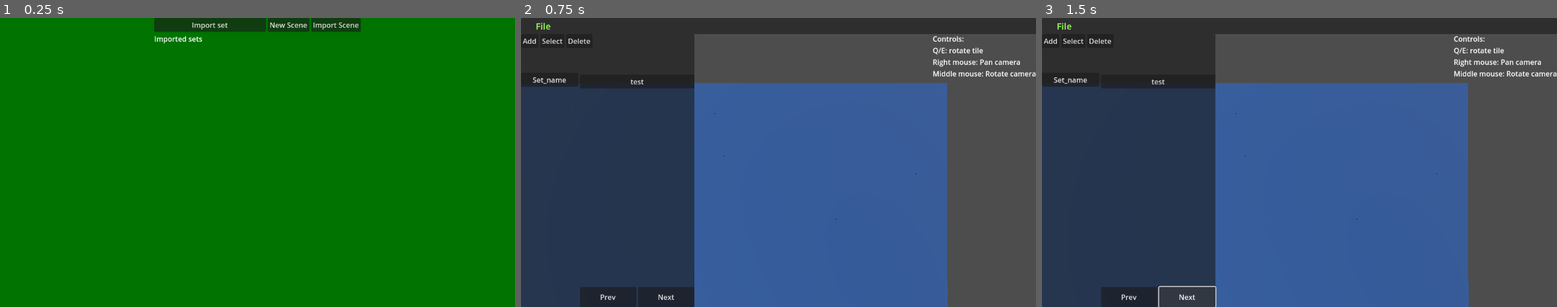
Above: before the commit, frames 1-3 (left to right).
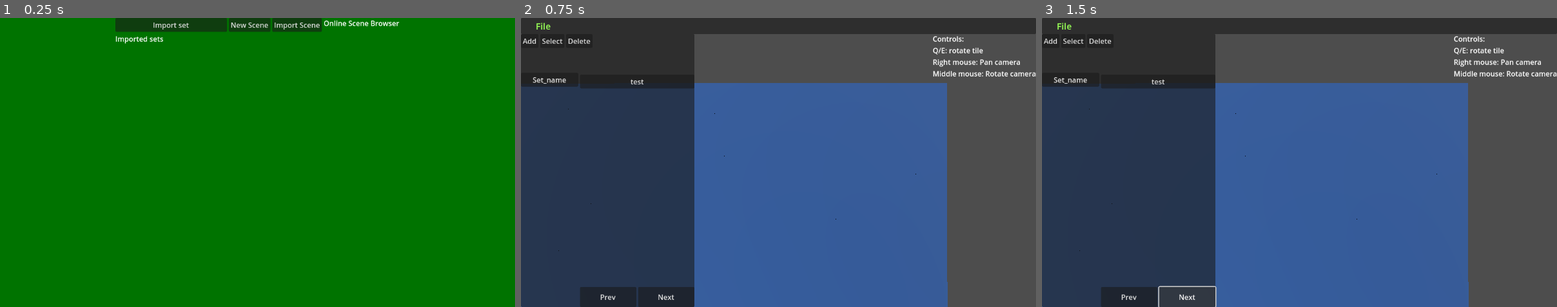
Above: after the commit, the same moments.

Repository: niel/DungeonPlanner
Game: Godot game, scene res://main_menu/MainMenu.tscn
Same seed, same stepped clock (60 frames per second), same inputs: the game is played once before the commit and once after it.
Inputs:
- Up to frame 1 (0.25 s): no input
- Up to frame 2 (0.75 s): click "New Scene" at 0.5 s
- Up to frame 3 (1.5 s): click "Next" at 1.25 s

The runs differ from the first frame. In frame 1, 1.4% of the frame differs, in the area x 22-78%, y 0-9%; in frame 2, nothing differs; in frame 3, nothing differs.
Error before the commit: Out of bounds get index '0' (on base: 'Array') (res://scene_builder/ui/PlannerUI.gd:51)
Error after the commit: Trying to assign value of type 'Nil' to a variable of type 'Array'. (res://main_menu/ServerConnection.gd:14)

Commit message:
Http get to local server

Diff:
--- /dev/null
+++ b/data/models/Scene.gd
@@ -0,0 +1,6 @@
+class_name Scene
+extends RefCounted
+
+var scene_name: String
+var author: String
+var uniqueTileIds: Dictionary = {}
--- a/main_menu/MainMenu.tscn
+++ b/main_menu/MainMenu.tscn
@@ -1,7 +1,9 @@
-[gd_scene load_steps=3 format=3 uid="uid://dhqcdwpxul6uo"]
+[gd_scene load_steps=5 format=3 uid="uid://dhqcdwpxul6uo"]
 
 [ext_resource type="Script" uid="uid://d3ickkox8vwuo" path="res://scene_builder/ui/MainMenu.gd" id="1_les83"]
 [ext_resource type="PackedScene" uid="uid://cm8f1ot0p4yyv" path="res://main_menu/ImportTileSet.tscn" id="2_7rqq1"]
+[ext_resource type="Script" uid="uid://b0liuxw30plba" path="res://main_menu/scene_browser.gd" id="2_yt4ty"]
+[ext_resource type="PackedScene" uid="uid://q4f24g8olnji" path="res://main_menu/server_connection.tscn" id="3_ff7fd"]
 
 [node name="MainMenu" type="PanelContainer"]
 anchors_preset = 15
@@ -58,12 +60,27 @@
 unique_name_in_owner = true
 layout_mode = 2
 
+[node name="SceneBrowser" type="VBoxContainer" parent="HBoxContainer"]
+layout_mode = 2
+
+[node name="Title" type="Label" parent="HBoxContainer/SceneBrowser"]
+layout_mode = 2
+text = "Online Scene Browser"
+
+[node name="ScrollContainer" type="ScrollContainer" parent="HBoxContainer/SceneBrowser"]
+layout_mode = 2
+size_flags_vertical = 3
+
+[node name="Scenes" type="VBoxContainer" parent="HBoxContainer/SceneBrowser/ScrollContainer"]
+layout_mode = 2
+script = ExtResource("2_yt4ty")
+
 [node name="ConfirmationDialog" type="ConfirmationDialog" parent="."]
 title = "Confirm delete"
 initial_position = 2
 dialog_text = "Deleting map "
 
-[node name="ImportTileSet" parent="." instance=ExtResource("2_7rqq1")]
+[node name="ImportTileSetDialog" parent="." instance=ExtResource("2_7rqq1")]
 unique_name_in_owner = true
 visible = false
 layout_mode = 2
@@ -85,9 +102,12 @@
 filters = PackedStringArray("*.json")
 use_native_dialog = true
 
+[node name="ServerConnection" parent="." instance=ExtResource("3_ff7fd")]
+
 [connection signal="pressed" from="HBoxContainer/Tile sets/Import tiles" to="." method="import_set_pressed"]
 [connection signal="pressed" from="HBoxContainer/LoadScene/SceneButtons/New Scene" to="." method="on_new_scene"]
 [connection signal="pressed" from="HBoxContainer/LoadScene/SceneButtons/Import" to="." method="_on_import_scene_pressed"]
-[connection signal="set_imported" from="ImportTileSet" to="." method="update_imported_sets"]
+[connection signal="set_imported" from="ImportTileSetDialog" to="." method="update_imported_sets"]
 [connection signal="file_selected" from="SceneImportDialog" to="." method="_on_scene_import_dialog_file_selected"]
 [connection signal="file_selected" from="ExportDestinationSelectDialog" to="." method="export_scene_at_path"]
+[connection signal="new_scene_list" from="ServerConnection" to="HBoxContainer/SceneBrowser/ScrollContainer/Scenes" method="set_scene_items"]
--- /dev/null
+++ b/main_menu/SceneBrowserItem.tscn
@@ -0,0 +1,17 @@
+[gd_scene load_steps=2 format=3 uid="uid://1myiixlnm62i"]
+
+[ext_resource type="Script" uid="uid://cm7bf8h0kb843" path="res://main_menu/scene_browser_item.gd" id="1_g2wpu"]
+
+[node name="SceneBrowserItem" type="VBoxContainer"]
+anchors_preset = 15
+anchor_right = 1.0
+anchor_bottom = 1.0
+grow_horizontal = 2
+grow_vertical = 2
+script = ExtResource("1_g2wpu")
+
+[node name="Name" type="Label" parent="."]
+layout_mode = 2
+
+[node name="Author" type="Label" parent="."]
+layout_mode = 2
--- /dev/null
+++ b/main_menu/ServerConnection.gd
@@ -0,0 +1,31 @@
+extends Node
+
+signal new_scene_list(scenes: Array)
+
+const SERVER_URL = "http://localhost:8080/scenes/list"
+
+@onready var http_request = $"HTTPRequest"
+
+func _ready() -> void:
+  http_request.request_completed.connect(handle_scene_list)
+  http_request.request(SERVER_URL)
+
+func handle_scene_list(_result, _response_code, _headers, body: PackedByteArray) -> void:
+  var json: Array = JSON.parse_string(body.get_string_from_utf8())
+  var scenes: Array = []
+  for scene_json in json:
+    var scene_data = Scene.new()
+    if scene_json.has("name"):
+      scene_data.scene_name = scene_json.name
+    else:
+      scene_data.scene_name = "Untitled"
+    if scene_json.has("author"):
+      scene_data.author = scene_json.author
+    else:
+      scene_data.author = "Unknown author"
+    if scene_json.has("uniqueTileIds"):
+      scene_data.uniqueTileIds = scene_json.uniqueTileIds
+    else:
+      scene_data.uniqueTileIds = {}
+    scenes.append(scene_data)
+  new_scene_list.emit(scenes)
--- /dev/null
+++ b/main_menu/scene_browser.gd
@@ -0,0 +1,9 @@
+extends VBoxContainer
+
+const SCENE_BROWSER_ITEM_SCENE = preload("res://main_menu/SceneBrowserItem.tscn")
+
+func set_scene_items(scenes: Array) -> void:
+    for scene in scenes:
+        var item = SCENE_BROWSER_ITEM_SCENE.instantiate()
+        item.set_scene_info(scene.scene_name, scene.author)
+        add_child(item)
--- /dev/null
+++ b/main_menu/scene_browser_item.gd
@@ -0,0 +1,21 @@
+extends VBoxContainer
+
+const AUTHOR_STRING_TEMPLATE = "by: %s"
+
+@onready var name_label = $Name
+@onready var author_label = $Author
+
+var scene_name: String
+var author_value: String
+
+func _ready() -> void:
+  name_label.text = scene_name
+  author_label.text = author_value
+
+func set_scene_info(name_value: String, author: String) -> void:
+  scene_name = name_value
+  if name_label != null:
+      name_label.text = name_value
+  author_value = AUTHOR_STRING_TEMPLATE % author
+  if author_label != null:
+    author_label.text = author_value
--- /dev/null
+++ b/main_menu/server_connection.tscn
@@ -0,0 +1,8 @@
+[gd_scene load_steps=2 format=3 uid="uid://q4f24g8olnji"]
+
+[ext_resource type="Script" uid="uid://bmgtjiuv33c2u" path="res://main_menu/ServerConnection.gd" id="1_p0em2"]
+
+[node name="ServerConnection" type="Node"]
+script = ExtResource("1_p0em2")
+
+[node name="HTTPRequest" type="HTTPRequest" parent="."]
--- a/scene_builder/ui/MainMenu.gd
+++ b/scene_builder/ui/MainMenu.gd
@@ -12,7 +12,7 @@
 @onready var confirmation_dialog: ConfirmationDialog = $ConfirmationDialog
 @onready var export_destination_select_dialog: FileDialog = $ExportDestinationSelectDialog
 @onready var imported_sets_container: VBoxContainer = $%ImportedSets
-@onready var import_set: MarginContainer = $%ImportTileSet
+@onready var import_set: MarginContainer = $%ImportTileSetDialog
 @onready var recent_scenes_container: VBoxContainer = $%RecentScenes
 @onready var scene_import_dialog: FileDialog = $%SceneImportDialog
 
Not shown, added: data/models/Scene.gd.uid
Not shown, changed: export_presets.cfg
Not shown, added: main_menu/ServerConnection.gd.uid
Not shown, added: main_menu/scene_browser.gd.uid
Not shown, added: main_menu/scene_browser_item.gd.uid
